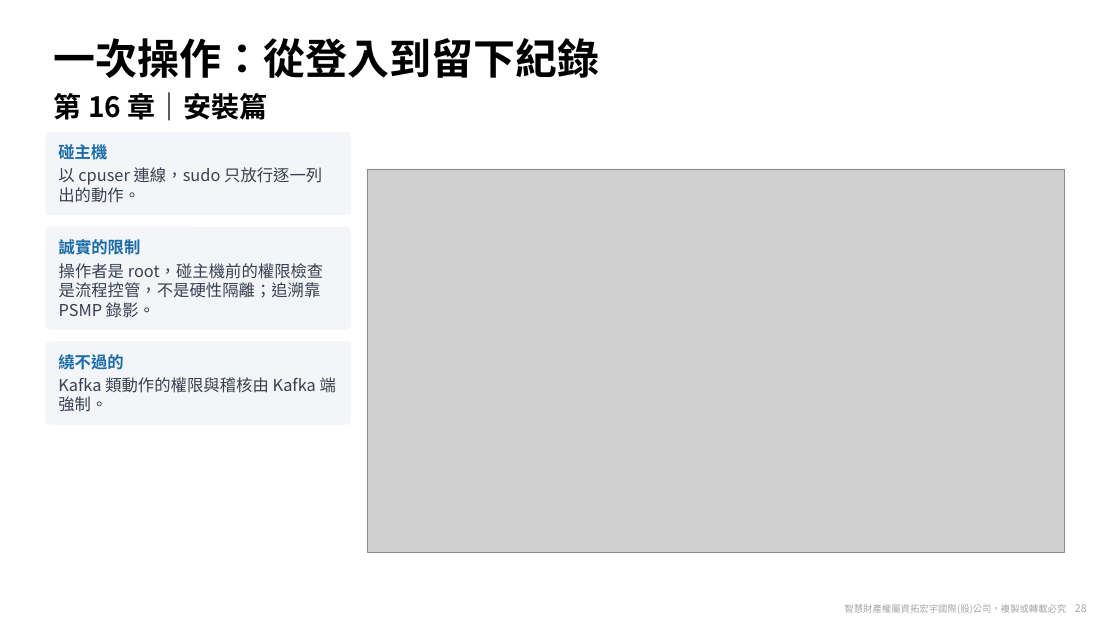
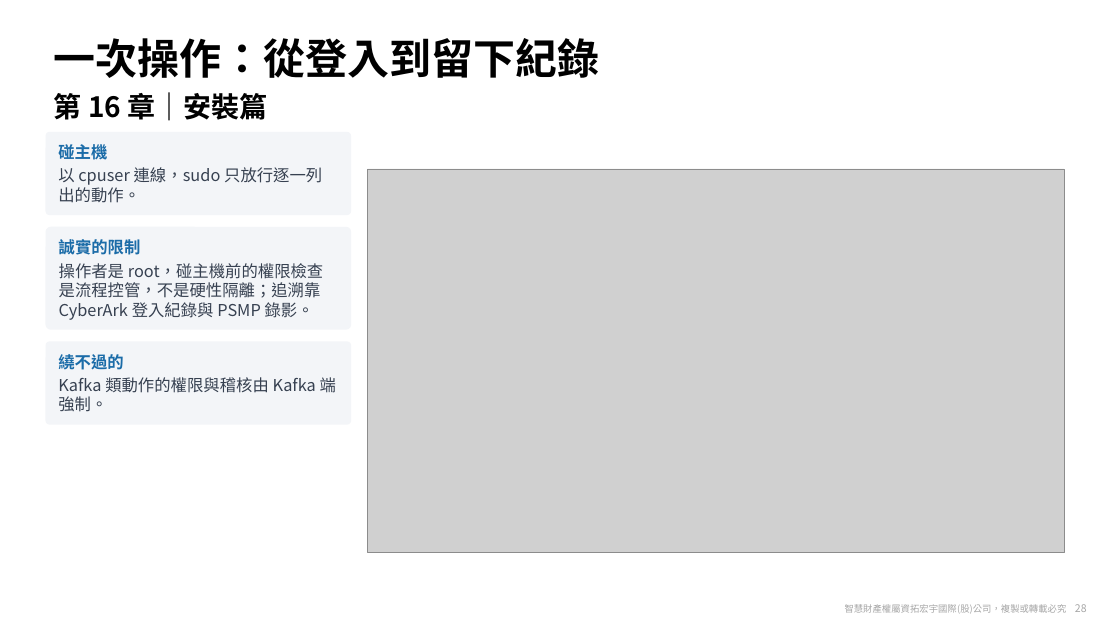
Before and after one commit to zxc81906119/kafka_install_ops, a slide deck: slide 28 of docs/Confluent-手冊導覽.pptx. Drawn at 1120x630 pixels with LibreOffice and Linux fonts; fonts in the diff are those of the drawing; grey boxes stand for pictures; background and template pictures are left out. Boxes give left, top, right and bottom in pixels: in the first picture for what was removed or moved away, otherwise in the second. Text is boxed around its words. In the diff, an @@ line names an element or a change of style, - is before the commit and + after.

```diff
--- a/docs/Confluent-手冊導覽.pptx
+++ b/docs/Confluent-手冊導覽.pptx
@@ text in rounded rectangle at [59,263,323,320]: text changed @@
-操作者是 root，碰主機前的權限檢查是流程控管，不是硬性隔離；追溯靠 PSMP 錄影。
+操作者是 root，碰主機前的權限檢查是流程控管，不是硬性隔離；追溯靠 CyberArk 登入紀錄與 PSMP 錄影。
```
Also in this commit, not shown: 5 other slides changed, 49 other files.
